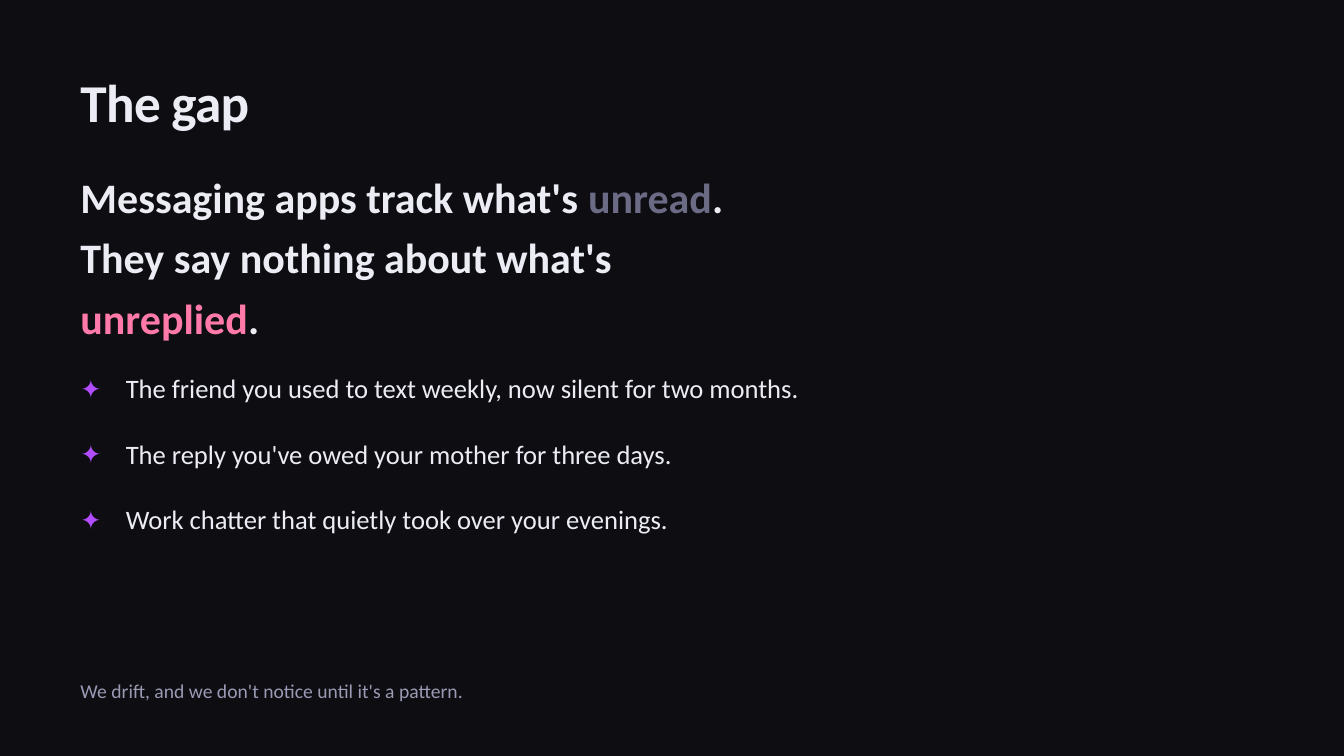
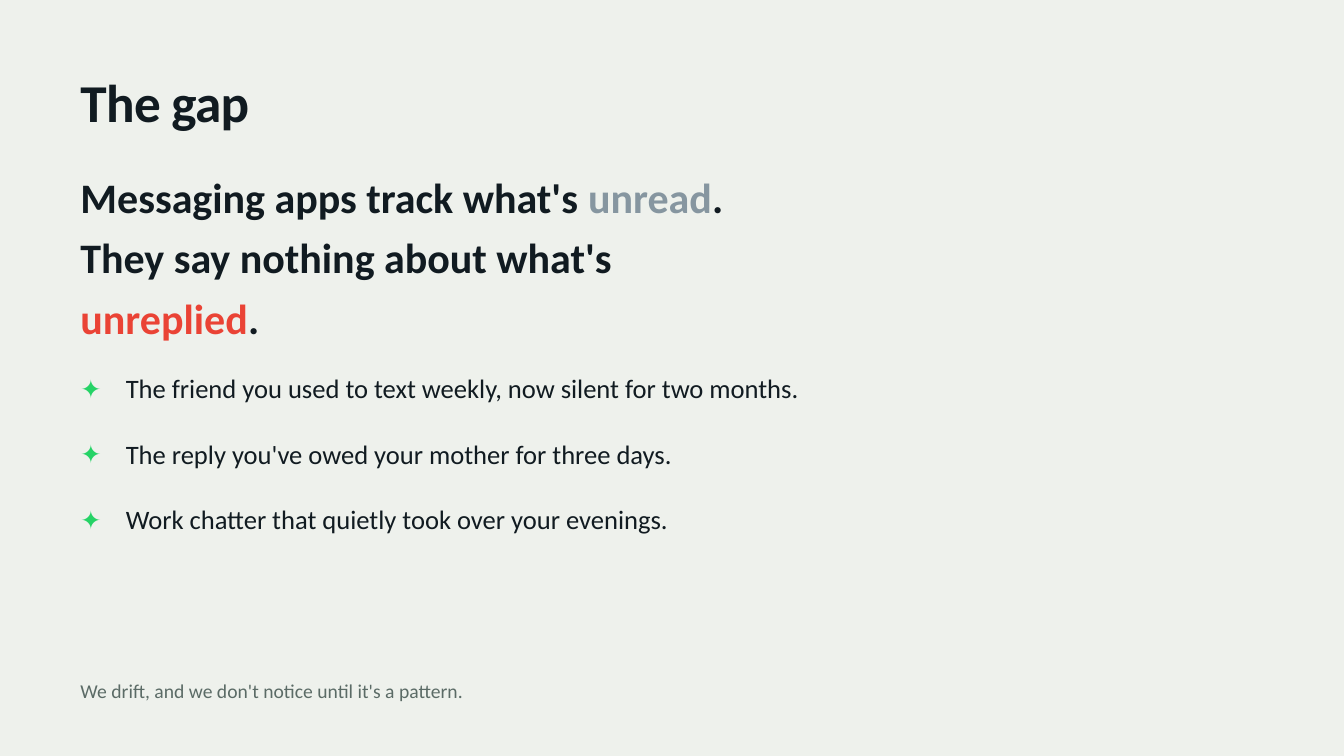
Before and after one commit to akhil29897/comit, a slide deck: slide 2 of presentation/comit.pptx. Drawn at 1344x756 pixels with LibreOffice and Linux fonts; fonts in the diff are those of the drawing. Boxes give left, top, right and bottom in pixels: in the first picture for what was removed or moved away, otherwise in the second. Text is boxed around its words. In the diff, an @@ line names an element or a change of style, - is before the commit and + after.

```diff
--- a/presentation/comit.pptx
+++ b/presentation/comit.pptx
@@ background #0D0D12 to #EEF1EC @@
@@ text "Messaging apps track what's unread." at [80, 183, 723, 341]: text colour #ECECF4 to #111B21 in "Messaging apps track what's unread.", "They say nothing about what's", "unreplied."; text colour #6B6B85 to #8696A0 in "unread."; text colour #FF7AA8 to #EA4335 in "unreplied." @@
@@ text colour #B14DFF to #25D366 in 3 elements at [71, 363, 111, 413], [71, 429, 111, 479], [71, 494, 111, 544] @@
@@ text colour #ECECF4 to #111B21 in 4 elements at [80, 84, 249, 131], [126, 379, 798, 403], [126, 445, 672, 469], [126, 510, 668, 534] @@
@@ text "We drift, and we don't ..." at [80, 684, 463, 701]: text colour #9A9AB4 to #5B6B66 @@
```
Also in this commit, not shown: 9 other slides changed, 9 other files.
